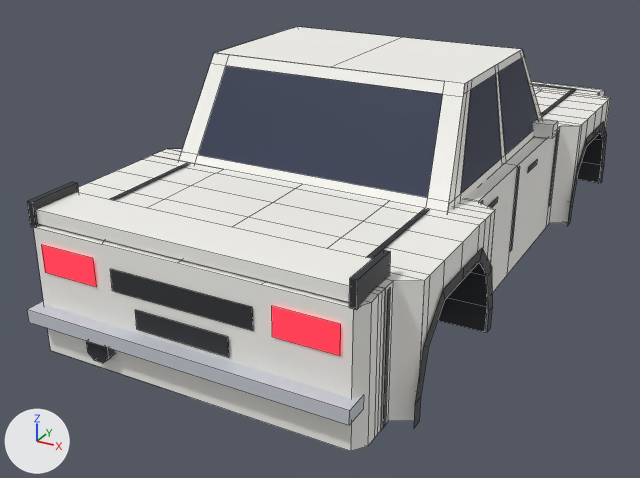
An edit to the Blender file assets/meshes/yama/Yama.blend, drawn before and after from the same camera.
The view is the same before and after, from a 50 mm lens placed at (6.91, -15.07, 5.81), pointed at (-0.72, -1.2, -1.13). Lighting does not change. The marker at lower left points along +X, +Y and +Z. The first picture is the older version. Mesh edges are drawn as thin lines.

Objects in the first picture: 'Bumper', 'BumperRear', 'Door_FR', 'Fender_FR', 'Fender_RR', 'Opt_Wing_Rally_WingBlade', 'Pillars', 'RearWindow', 'Roof', 'TailGarnish', 'Trunk', 'Window_RR' and 19 more.
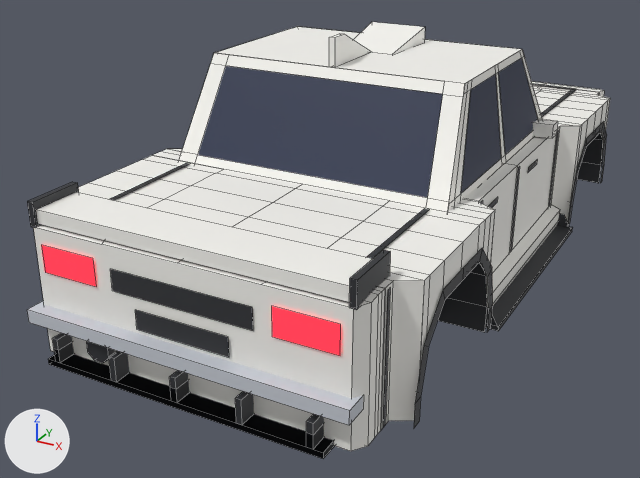
Edits to the bpy script that builds the scene:
```text
Add me_opt_skirts_side_accskirt_r:
    me_opt_skirts_side_accskirt_r.from_pydata([(2.8, 2.4, -1.46), (2.96, 2.4, -1.46), (2.96, -2.4, -1.46), (2.8, -2.4, -1.46), (3.0, 2.4, -1.3), (3.0, -2.4, -1.3), (3.0, 2.4, -1.06), (3.0, -2.4, -1.06), (2.8, 2.4, -0.98), (2.8, -2.4, -0.98)], [], [(0, 1, 2, 3), (1, 4, 5, 2), (4, 6, 7, 5), (6, 8, 9, 7), (8, 6, 4, 1, 0), (3, 2, 5, 7, 9)])
    me_opt_skirts_side_accskirt_r.materials.append(mat_body)  # white #f7f6f1
Add me_opt_roof_fin_accsharkfin:
    me_opt_roof_fin_accsharkfin.from_pydata([(0.05, -1.75, 2.98), (0.05, -2.1, 2.98), (0.05, -2.1, 2.49), (0.05, -0.675, 2.49), (-0.05, -0.675, 2.49), (-0.05, -2.1, 2.49), (-0.05, -2.1, 2.98), (-0.05, -1.75, 2.98)], [], [(0, 1, 2, 3), (4, 5, 6, 7), (6, 1, 0, 7), (7, 0, 3, 4), (5, 2, 1, 6)])
    me_opt_roof_fin_accsharkfin.materials.append(mat_body)  # white #f7f6f1
Add me_opt_roof_scoop_accroofscoop:
    me_opt_roof_scoop_accroofscoop.from_pydata([(-0.48, -0.75, 2.5), (0.48, -0.75, 2.5), (0.55, 0.55, 2.78), (-0.55, 0.55, 2.78), (0.55, 0.55, 2.48), (0.48, -0.75, 2.48), (-0.48, -0.75, 2.48), (-0.55, 0.55, 2.48)], [], [(0, 1, 2, 3), (4, 2, 1, 5), (6, 0, 3, 7)])
    me_opt_roof_scoop_accroofscoop.materials.append(mat_body)  # white #f7f6f1
Add ob_opt_diffuser_race_accdiffuserrace:
    ob_opt_diffuser_race_accdiffuserrace = bpy.data.objects.new('Opt_Diffuser_Race_AccDiffuserRace', me_opt_diffuser_race_accdiffuserrace)  # a box spanning x -2.4..2.4, y -6.79..-5.89, z -1.44..-1.34; a box spanning x -2.25..-2.15, y -6.79..-5.89, z -1.34..-0.94; a box spanning x -1.15..-1.05, y -6.79..-5.89, z -1.34..-0.94; a box spanning x -0.05..0.05, y -6.79..-5.89, z -1.34..-0.94; a box spanning x 1.05..1.15, y -6.79..-5.89, z -1.34..-0.94; a box spanning x 2.15..2.25, y -6.79..-5.89, z -1.34..-0.94; in mat_trim (dark grey #2f3035)
    ob_opt_diffuser_race_accdiffuserrace.location = (0.0, 0.0, 0.0)
Add ob_opt_diffuser_road_accdiffuser:
    ob_opt_diffuser_road_accdiffuser = bpy.data.objects.new('Opt_Diffuser_Road_AccDiffuser', me_opt_diffuser_road_accdiffuser)  # a box spanning x -2.4..2.4, y -6.79..-6.24, z -1.44..-1.34; a box spanning x -2.25..-2.15, y -6.79..-6.24, z -1.34..-1.12; a box spanning x -0.05..0.05, y -6.79..-6.24, z -1.34..-1.12; a box spanning x 2.15..2.25, y -6.79..-6.24, z -1.34..-1.12; in mat_trim (dark grey #2f3035)
    ob_opt_diffuser_road_accdiffuser.location = (0.0, 0.0, 0.0)
Add ob_opt_skirts_blade_accsideblade_r:
    ob_opt_skirts_blade_accsideblade_r = bpy.data.objects.new('Opt_Skirts_Blade_AccSideBlade_R', me_opt_skirts_blade_accsideblade_r)  # 16 vertices, 8 faces; spans x 2.8..3.3, y -2.4..2.4, z -1.48..-1.12; in mat_trim (dark grey #2f3035)
    ob_opt_skirts_blade_accsideblade_r.location = (0.0, 0.0, 0.0)
Add ob_opt_skirts_side_accskirt_r:
    ob_opt_skirts_side_accskirt_r = bpy.data.objects.new('Opt_Skirts_Side_AccSkirt_R', me_opt_skirts_side_accskirt_r)
    ob_opt_skirts_side_accskirt_r.location = (0.0, 0.0, 0.0)
Add ob_opt_roof_fin_accsharkfin:
    ob_opt_roof_fin_accsharkfin = bpy.data.objects.new('Opt_Roof_Fin_AccSharkFin', me_opt_roof_fin_accsharkfin)
    ob_opt_roof_fin_accsharkfin.location = (0.0, 0.0, 0.0)
Add ob_opt_roof_scoop_accroofscoop:
    ob_opt_roof_scoop_accroofscoop = bpy.data.objects.new('Opt_Roof_Scoop_AccRoofScoop', me_opt_roof_scoop_accroofscoop)
    ob_opt_roof_scoop_accroofscoop.location = (0.0, 0.0, 0.0)
```

Pixel boxes (x1, y1, x2, y2) of what changed, in the pictures (640 x 478 px):
'Opt_Diffuser_Race_AccDiffuserRace', added: after (48, 333, 334, 459)
'Opt_Skirts_Blade_AccSideBlade_R', added: after (485, 213, 573, 331)
'Opt_Skirts_Side_AccSkirt_R', added: after (487, 205, 560, 307)
'Opt_Roof_Scoop_AccRoofScoop', added: after (354, 22, 425, 54)
'Opt_Diffuser_Road_AccDiffuser', added: after (50, 342, 334, 459)
'Opt_Roof_Fin_AccSharkFin', added: after (329, 34, 371, 67)
